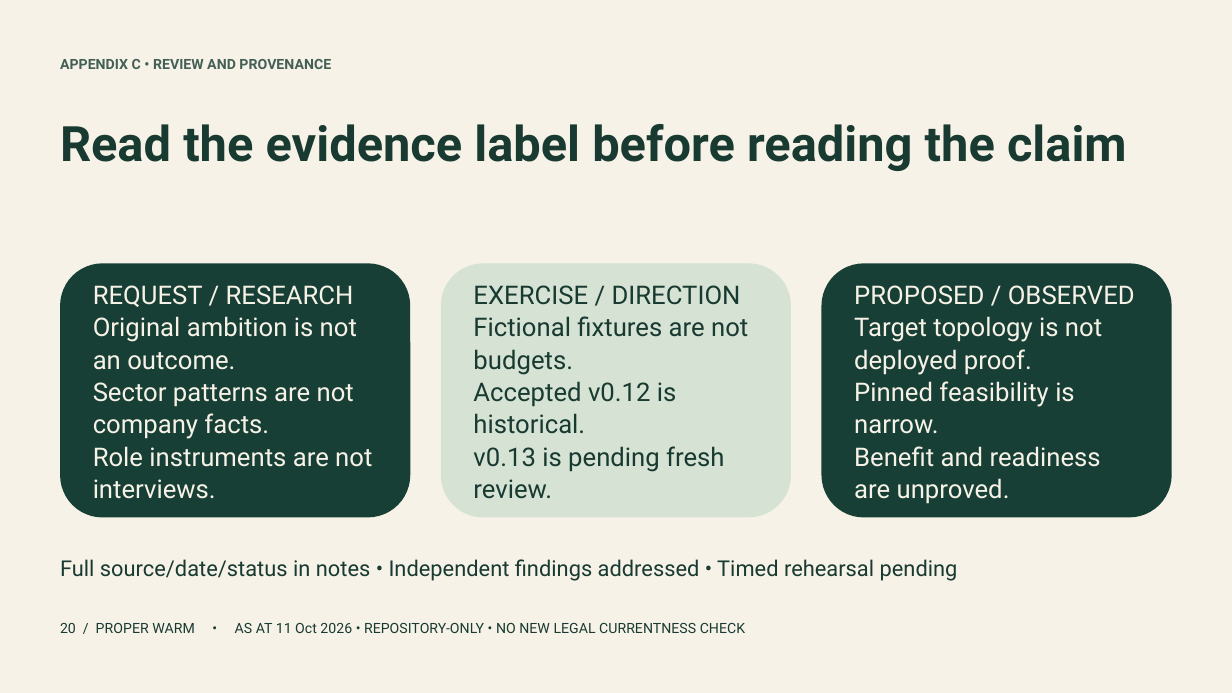
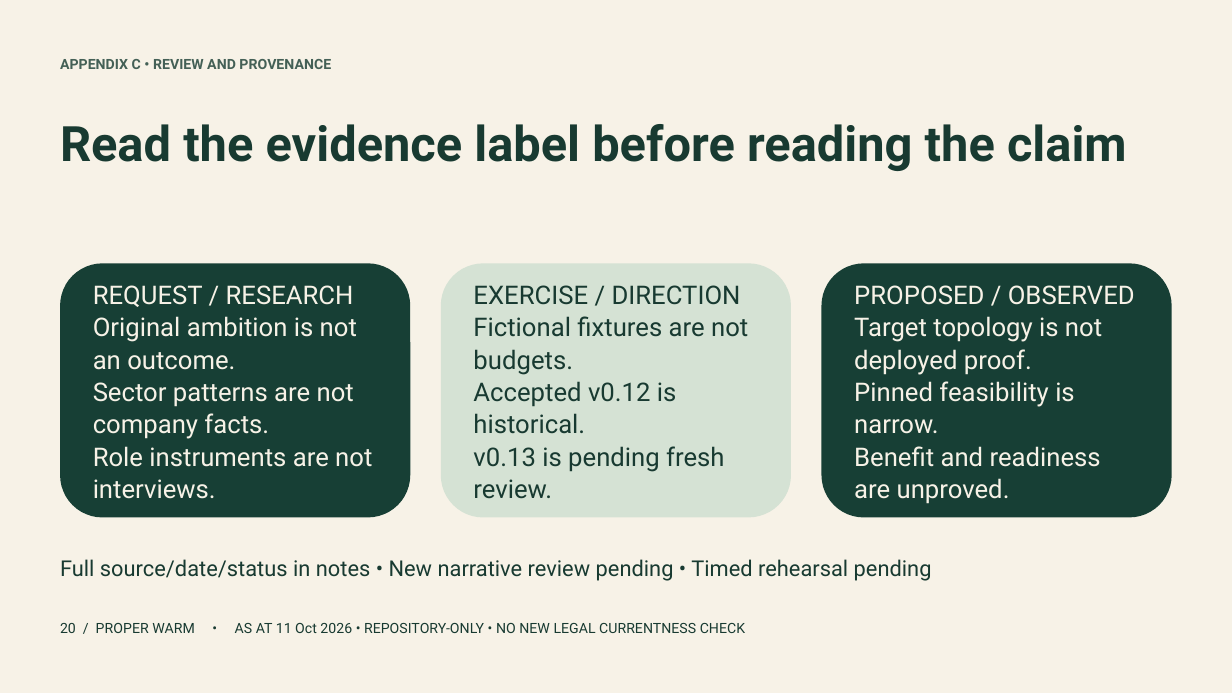
Before and after one commit to jmservera/ama, a slide deck: slide 20 of docs/capstone/deck/proper-warm-executive-draft.pptx. Drawn at 1232x693 pixels with LibreOffice and Linux fonts; fonts in the diff are those of the drawing. Boxes give left, top, right and bottom in pixels: in the first picture for what was removed or moved away, otherwise in the second. Text is boxed around its words. In the diff, an @@ line names an element or a change of style, - is before the commit and + after.

```diff
--- a/docs/capstone/deck/proper-warm-executive-draft.pptx
+++ b/docs/capstone/deck/proper-warm-executive-draft.pptx
@@ text at <box>60,559,932,581</box>: text changed @@
-Full source/date/status in notes • Independent findings addressed • Timed rehearsal pending
+Full source/date/status in notes • New narrative review pending • Timed rehearsal pending
```
Also in this commit, not shown: 4 other slides changed, 13 slides added, 13 slides removed, 37 other files.
